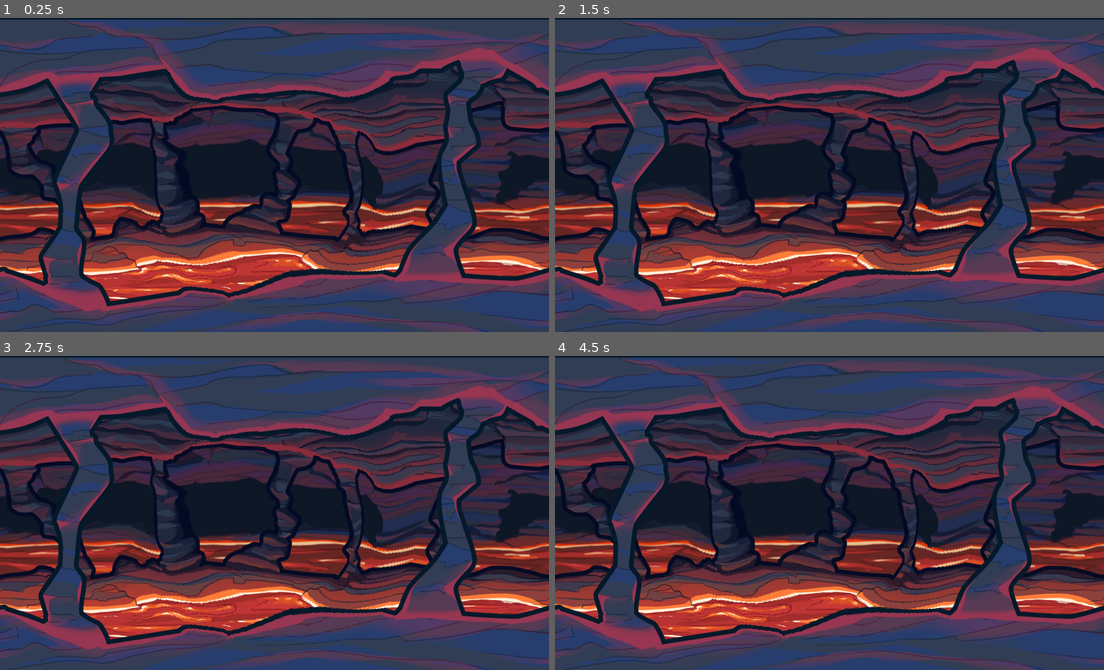
Above: before the commit, frames 1-4 (two rows, left to right).
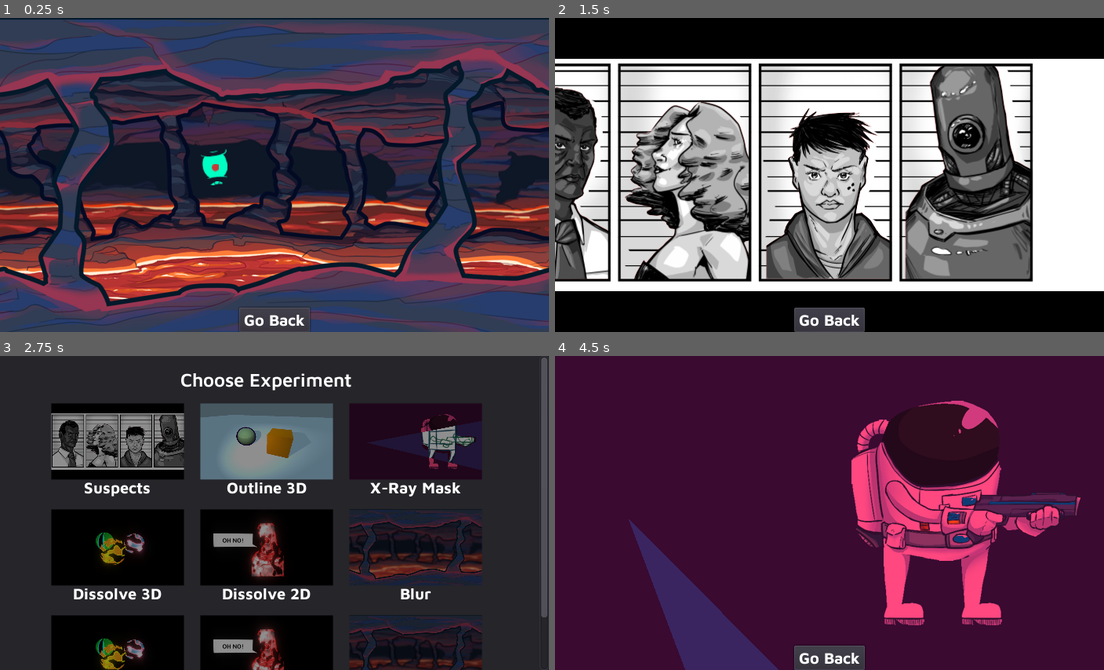
Above: after the commit, the same moments.

Repository: eh-jogos/godot-vfx-experiments
Game: Godot game, scene res://experiments/shockwave/Shockwave.tscn
The game is run twice, just before and just after one commit, with the same random seed, the same clock (stepped at 60 frames per second) and the same inputs. This scene is started directly instead of the project's main scene.
Inputs (mouse positions are in pixels of both pictures, inside the frame that each line leads up to):
- Up to frame 1 (0.25 s): no input
- Up to frame 2 (1.5 s): click (829, 319) at 0.5 s, where only the run after the commit has a clickable "Go Back"; click (670, 112) at 1.25 s, where only the run after the commit has a clickable "Suspects"
- Up to frame 3 (2.75 s): click (274, 657) at 2 s, where only the run after the commit has a clickable "Go Back"
- Up to frame 4 (4.5 s): click (824, 450) at 2.75 s, where only the run after the commit has a clickable "Outline 3D"; click (829, 657) at 3.5 s, where only the run after the commit has a clickable "Go Back"; click (972, 450) at 4.25 s, where only the run after the commit has a clickable "X-Ray Mask"

The runs differ from the first frame. In frame 1, 12% of the frame differs, in the area x 24-76%, y 3-100%; in frame 2, 97%, in the area x 0-100%, y 0-100%; in frame 3, 88%; in frame 4, 96%.

Commit message:
Finish Shockwave experiment

Diff:
--- a/experiments/shockwave/Shockwave.tscn
+++ b/experiments/shockwave/Shockwave.tscn
@@ -1,19 +1,99 @@
-[gd_scene load_steps=6 format=2]
+[gd_scene load_steps=10 format=2]
 
 [ext_resource path="res://experiments/blur/scene_elements/Bg00.tscn" type="PackedScene" id=1]
 [ext_resource path="res://experiments/blur/scene_elements/Bg01.tscn" type="PackedScene" id=2]
 [ext_resource path="res://experiments/blur/scene_elements/Bg02.tscn" type="PackedScene" id=3]
 [ext_resource path="res://experiments/shockwave/shaders/shockwave.shader" type="Shader" id=4]
+[ext_resource path="res://experiments/shockwave/bg3_boss/BackRowBossSkin.tscn" type="PackedScene" id=5]
+[ext_resource path="res://main_menu/GoBackButton.tscn" type="PackedScene" id=6]
 
 [sub_resource type="ShaderMaterial" id=1]
 shader = ExtResource( 4 )
-shader_param/torus_thickness = 0.096
-shader_param/torus_hardness = 1.179
-shader_param/torus_radius = 0.421
+shader_param/torus_thickness = 0.103
+shader_param/torus_hardness = 1.152
+shader_param/torus_radius = -0.06
 shader_param/torus_invert = -0.526
-shader_param/torus_center = Vector2( 0.5, 0.5 )
+shader_param/torus_center = Vector2( 0.415, 0.481 )
 shader_param/torus_resolution = Vector2( 1.778, 1 )
-shader_param/displacement_amount = 0.05
+shader_param/displacement_amount = 0.08
+
+[sub_resource type="Animation" id=2]
+resource_name = "idle"
+length = 6.1
+loop = true
+tracks/0/type = "value"
+tracks/0/path = NodePath("ViewportContainer/Viewport/BG/BackRowBossSkin:position")
+tracks/0/interp = 2
+tracks/0/loop_wrap = true
+tracks/0/imported = false
+tracks/0/enabled = true
+tracks/0/keys = {
+"times": PoolRealArray( 0, 2.7, 2.9, 3, 5.1, 5.2, 5.4 ),
+"transitions": PoolRealArray( 1, 1, 1, 1, 1, 1, 1 ),
+"update": 0,
+"values": [ Vector2( 272.817, 186.473 ), Vector2( 272.817, 186.473 ), Vector2( 287.817, 201.473 ), Vector2( 287.817, 176.473 ), Vector2( 287.817, 176.473 ), Vector2( 287.817, 201.473 ), Vector2( 272.817, 186.473 ) ]
+}
+tracks/1/type = "animation"
+tracks/1/path = NodePath("ViewportContainer/Viewport/BG/BackRowBossSkin/AnimationPlayer")
+tracks/1/interp = 1
+tracks/1/loop_wrap = true
+tracks/1/imported = false
+tracks/1/enabled = true
+tracks/1/keys = {
+"clips": PoolStringArray( "idle", "idle", "to_angry", "angry_loop", "angry_loop", "to_scream", "first_scream", "scream_loop", "scream_loop", "from_angry", "idle" ),
+"times": PoolRealArray( 0, 0.7, 1.4, 1.7, 2.2, 2.7, 3, 3.7, 4.4, 5.1, 5.4 )
+}
+tracks/2/type = "value"
+tracks/2/path = NodePath("ViewportContainer:material:shader_param/torus_radius")
+tracks/2/interp = 1
+tracks/2/loop_wrap = true
+tracks/2/imported = false
+tracks/2/enabled = true
+tracks/2/keys = {
+"times": PoolRealArray( 0, 3, 3.6, 3.7, 4.3, 4.4, 5 ),
+"transitions": PoolRealArray( 1, 1, 0, 1, 0, 1, 0 ),
+"update": 0,
+"values": [ -0.06, -0.06, 1.206, -0.06, 1.206, -0.06, 1.206 ]
+}
+tracks/3/type = "value"
+tracks/3/path = NodePath("ViewportContainer:rect_rotation")
+tracks/3/interp = 1
+tracks/3/loop_wrap = true
+tracks/3/imported = false
+tracks/3/enabled = true
+tracks/3/keys = {
+"times": PoolRealArray( 0, 3, 3.1, 3.2, 3.3, 3.4, 3.5, 3.7, 3.8, 3.9, 4, 4.1, 4.2, 4.4, 4.5, 4.6, 4.7, 4.8, 4.9, 5.2 ),
+"transitions": PoolRealArray( 1, 1, 1, 1, 1, 1, 1, 1, 1, 1, 1, 1, 1, 1, 1, 1, 1, 1, 1, 1 ),
+"update": 0,
+"values": [ 0.0, 0.0, -3.0, 3.0, -3.0, 3.0, -3.0, 3.0, -3.0, 3.0, -3.0, 3.0, -3.0, 3.0, -3.0, 3.0, -3.0, 3.0, -3.0, 0.0 ]
+}
+tracks/4/type = "value"
+tracks/4/path = NodePath("ViewportContainer:rect_scale")
+tracks/4/interp = 1
+tracks/4/loop_wrap = true
+tracks/4/imported = false
+tracks/4/enabled = true
+tracks/4/keys = {
+"times": PoolRealArray( 0, 3, 3.1, 4.9, 5.2 ),
+"transitions": PoolRealArray( 1, 1, 1, 1, 1 ),
+"update": 0,
+"values": [ Vector2( 1, 1 ), Vector2( 1, 1 ), Vector2( 1.1, 1.1 ), Vector2( 1.1, 1.1 ), Vector2( 1, 1 ) ]
+}
+
+[sub_resource type="Animation" id=3]
+resource_name = "shouting"
+tracks/0/type = "value"
+tracks/0/path = NodePath("ViewportContainer/Viewport/BG/BackRowBossSkin:position")
+tracks/0/interp = 1
+tracks/0/loop_wrap = true
+tracks/0/imported = false
+tracks/0/enabled = true
+tracks/0/keys = {
+"times": PoolRealArray( 0 ),
+"transitions": PoolRealArray( 1 ),
+"update": 0,
+"values": [ Vector2( 287.817, 176.473 ) ]
+}
 
 [node name="Shockwave" type="Control"]
 anchor_right = 1.0
@@ -26,6 +106,7 @@
 material = SubResource( 1 )
 anchor_right = 1.0
 anchor_bottom = 1.0
+rect_pivot_offset = Vector2( 350, 200 )
 stretch = true
 __meta__ = {
 "_edit_use_anchors_": false
@@ -38,6 +119,36 @@
 
 [node name="BG" parent="ViewportContainer/Viewport" instance=ExtResource( 1 )]
 
+[node name="BackRowBossSkin" parent="ViewportContainer/Viewport/BG" instance=ExtResource( 5 )]
+position = Vector2( 272.817, 186.473 )
+scale = Vector2( 0.5, 0.5 )
+
+[node name="EyeShape" parent="ViewportContainer/Viewport/BG/BackRowBossSkin/Eye" index="0"]
+animation = "idle"
+frame = 0
+
+[node name="Iris" parent="ViewportContainer/Viewport/BG/BackRowBossSkin/Eye" index="1"]
+position = Vector2( 3.17539, 8.2041 )
+animation = "idle"
+frame = 0
+
+[node name="MouthShape" parent="ViewportContainer/Viewport/BG/BackRowBossSkin/Mouth" index="0"]
+animation = "idle"
+frame = 0
+
+[node name="Teeth" parent="ViewportContainer/Viewport/BG/BackRowBossSkin/Mouth" index="1"]
+animation = "idle"
+frame = 0
+
 [node name="Bg01" parent="ViewportContainer/Viewport" instance=ExtResource( 2 )]
 
 [node name="Bg02" parent="ViewportContainer/Viewport" instance=ExtResource( 3 )]
+
+[node name="AnimationPlayer" type="AnimationPlayer" parent="."]
+autoplay = "idle"
+anims/idle = SubResource( 2 )
+anims/shouting = SubResource( 3 )
+
+[node name="GoBackButton" parent="." instance=ExtResource( 6 )]
+
+[editable path="ViewportContainer/Viewport/BG/BackRowBossSkin"]
--- a/experiments/shockwave/bg3_boss/BackRowBossSkin.tscn
+++ b/experiments/shockwave/bg3_boss/BackRowBossSkin.tscn
@@ -1,14 +1,10 @@
-[gd_scene load_steps=16 format=2]
+[gd_scene load_steps=13 format=2]
 
 [ext_resource path="res://experiments/shockwave/bg3_boss/eye_shape_sprite_frames.tres" type="SpriteFrames" id=1]
 [ext_resource path="res://experiments/shockwave/bg3_boss/saliva_sprite_frames.tres" type="SpriteFrames" id=2]
 [ext_resource path="res://experiments/shockwave/bg3_boss/teeth_sprite_frames.tres" type="SpriteFrames" id=3]
 [ext_resource path="res://experiments/shockwave/bg3_boss/iris_sprite_frames.tres" type="SpriteFrames" id=4]
 [ext_resource path="res://experiments/shockwave/bg3_boss/mouth_shape_spirite_frames.tres" type="SpriteFrames" id=5]
-[ext_resource path="res://experiments/shockwave/bg3_boss/BgBossEyeColor.gd" type="Script" id=25]
-[ext_resource path="res://experiments/shockwave/bg3_boss/BgBossIrisColor.gd" type="Script" id=50]
-[ext_resource path="res://experiments/shockwave/bg3_boss/BgBossMouthColor.gd" type="Script" id=75]
-[ext_resource path="res://experiments/shockwave/bg3_boss/BgBossTeethColor.gd" type="Script" id=100]
 
 [sub_resource type="Animation" id=1]
 resource_name = "angry_loop"
@@ -322,7 +318,142 @@
 }
 
 [sub_resource type="Animation" id=3]
-resource_name = "idle"
+resource_name = "from_angry"
+length = 0.3
+tracks/0/type = "value"
+tracks/0/path = NodePath("Eye/EyeShape:animation")
+tracks/0/interp = 1
+tracks/0/loop_wrap = true
+tracks/0/imported = false
+tracks/0/enabled = true
+tracks/0/keys = {
+"times": PoolRealArray( 0 ),
+"transitions": PoolRealArray( 1 ),
+"update": 1,
+"values": [ "to_angry" ]
+}
+tracks/1/type = "value"
+tracks/1/path = NodePath("Eye/EyeShape:frame")
+tracks/1/interp = 1
+tracks/1/loop_wrap = true
+tracks/1/imported = false
+tracks/1/enabled = true
+tracks/1/keys = {
+"times": PoolRealArray( 0, 0.3 ),
+"transitions": PoolRealArray( 1, 1 ),
+"update": 0,
+"values": [ 4, 0 ]
+}
+tracks/2/type = "value"
+tracks/2/path = NodePath("Eye/Iris:animation")
+tracks/2/interp = 1
+tracks/2/loop_wrap = true
+tracks/2/imported = false
+tracks/2/enabled = true
+tracks/2/keys = {
+"times": PoolRealArray( 0 ),
+"transitions": PoolRealArray( 1 ),
+"update": 1,
+"values": [ "to_angry" ]
+}
+tracks/3/type = "value"
+tracks/3/path = NodePath("Eye/Iris:frame")
+tracks/3/interp = 1
+tracks/3/loop_wrap = true
+tracks/3/imported = false
+tracks/3/enabled = true
+tracks/3/keys = {
+"times": PoolRealArray( 0, 0.3 ),
+"transitions": PoolRealArray( 1, 1 ),
+"update": 0,
+"values": [ 4, 0 ]
+}
+tracks/4/type = "value"
+tracks/4/path = NodePath("Eye/Iris:position")
+tracks/4/interp = 1
+tracks/4/loop_wrap = true
+tracks/4/imported = false
+tracks/4/enabled = true
+tracks/4/keys = {
+"times": PoolRealArray( 0, 0.3 ),
+"transitions": PoolRealArray( 1, 1 ),
+"update": 0,
+"values": [ Vector2( 2.91187, 9.78522 ), Vector2( 2.91187, 4.52942 ) ]
+}
+tracks/5/type = "value"
+tracks/5/path = NodePath("Mouth/MouthShape:animation")
+tracks/5/interp = 1
+tracks/5/loop_wrap = true
+tracks/5/imported = false
+tracks/5/enabled = true
+tracks/5/keys = {
+"times": PoolRealArray( 0 ),
+"transitions": PoolRealArray( 1 ),
+"update": 1,
+"values": [ "to_angry" ]
+}
+tracks/6/type = "value"
+tracks/6/path = NodePath("Mouth/MouthShape:frame")
+tracks/6/interp = 1
+tracks/6/loop_wrap = true
+tracks/6/imported = false
+tracks/6/enabled = true
+tracks/6/keys = {
+"times": PoolRealArray( 0, 0.3 ),
+"transitions": PoolRealArray( 1, 1 ),
+"update": 0,
+"values": [ 4, 0 ]
+}
+tracks/7/type = "value"
+tracks/7/path = NodePath("Mouth/Teeth:animation")
+tracks/7/interp = 1
+tracks/7/loop_wrap = true
+tracks/7/imported = false
+tracks/7/enabled = true
+tracks/7/keys = {
+"times": PoolRealArray( 0 ),
+"transitions": PoolRealArray( 1 ),
+"update": 1,
+"values": [ "to_angry" ]
+}
+tracks/8/type = "value"
+tracks/8/path = NodePath("Mouth/Teeth:frame")
+tracks/8/interp = 1
+tracks/8/loop_wrap = true
+tracks/8/imported = false
+tracks/8/enabled = true
+tracks/8/keys = {
+"times": PoolRealArray( 0, 0.3 ),
+"transitions": PoolRealArray( 1, 1 ),
+"update": 0,
+"values": [ 4, 0 ]
+}
+tracks/9/type = "value"
+tracks/9/path = NodePath("Mouth:position")
+tracks/9/interp = 1
+tracks/9/loop_wrap = true
+tracks/9/imported = false
+tracks/9/enabled = true
+tracks/9/keys = {
+"times": PoolRealArray( 0 ),
+"transitions": PoolRealArray( 1 ),
+"update": 0,
+"values": [ Vector2( 6.70447, 47.9854 ) ]
+}
+tracks/10/type = "value"
+tracks/10/path = NodePath("Eye:position")
+tracks/10/interp = 1
+tracks/10/loop_wrap = true
+tracks/10/imported = false
+tracks/10/enabled = true
+tracks/10/keys = {
+"times": PoolRealArray( 0 ),
+"transitions": PoolRealArray( 1 ),
+"update": 0,
+"values": [ Vector2( 0, 0 ) ]
+}
+
+[sub_resource type="Animation" id=4]
 length = 0.7
 loop = true
 tracks/0/type = "value"
@@ -446,8 +577,7 @@
 "values": [ Vector2( 0, 0 ) ]
 }
 
-[sub_resource type="Animation" id=4]
-resource_name = "scream_loop"
+[sub_resource type="Animation" id=5]
 length = 0.7
 loop = true
 tracks/0/type = "value"
@@ -583,8 +713,7 @@
 "values": [ Vector2( 8.70447, 64.9854 ) ]
 }
 
-[sub_resource type="Animation" id=5]
-resource_name = "to_angry"
+[sub_resource type="Animation" id=6]
 length = 0.3
 tracks/0/type = "value"
 tracks/0/path = NodePath("Eye/EyeShape:animation")
@@ -719,8 +848,7 @@
 "values": [ Vector2( 0, 0 ) ]
 }
 
-[sub_resource type="Animation" id=6]
-resource_name = "to_scream"
+[sub_resource type="Animation" id=7]
 length = 0.3
 tracks/0/type = "value"
 tracks/0/path = NodePath("Eye/EyeShape:animation")
@@ -848,32 +976,30 @@
 [node name="AnimationPlayer" type="AnimationPlayer" parent="."]
 anims/angry_loop = SubResource( 1 )
 anims/first_scream = SubResource( 2 )
-anims/idle = SubResource( 3 )
-anims/scream_loop = SubResource( 4 )
-anims/to_angry = SubResource( 5 )
-anims/to_scream = SubResource( 6 )
+anims/from_angry = SubResource( 3 )
+anims/idle = SubResource( 4 )
+anims/scream_loop = SubResource( 5 )
+anims/to_angry = SubResource( 6 )
+anims/to_scream = SubResource( 7 )
 next/first_scream = "scream_loop"
+next/from_angry = "angry_loop"
 next/to_angry = "angry_loop"
 next/to_scream = "first_scream"
 
 [node name="Eye" type="Node2D" parent="."]
-position = Vector2( -0.0489856, 0.00627337 )
 
 [node name="EyeShape" type="AnimatedSprite" parent="Eye"]
 self_modulate = Color( 0, 1, 0.764706, 1 )
 frames = ExtResource( 1 )
-animation = "angry_loop"
-frame = 5
-script = ExtResource( 25 )
+animation = "to_angry"
+frame = 4
 
 [node name="Iris" type="AnimatedSprite" parent="Eye"]
 self_modulate = Color( 0.780392, 0.223529, 0.211765, 1 )
-position = Vector2( 1.69692, 8.18831 )
+position = Vector2( 2.91187, 9.78522 )
 frames = ExtResource( 4 )
-animation = "angry_loop"
-frame = 5
-script = ExtResource( 50 )
-_sections_unfolded = [ "Visibility" ]
+animation = "to_angry"
+frame = 4
 
 [node name="Mouth" type="Node2D" parent="."]
 position = Vector2( 6.70447, 47.9854 )
@@ -881,18 +1007,14 @@
 [node name="MouthShape" type="AnimatedSprite" parent="Mouth"]
 self_modulate = Color( 0.152941, 0.309804, 0.270588, 1 )
 frames = ExtResource( 5 )
-animation = "angry_loop"
-frame = 5
-script = ExtResource( 75 )
-_sections_unfolded = [ "Visibility" ]
+animation = "to_angry"
+frame = 4
 
 [node name="Teeth" type="AnimatedSprite" parent="Mouth"]
 self_modulate = Color( 0, 1, 0.764706, 1 )
 frames = ExtResource( 3 )
-animation = "angry_loop"
+animation = "to_angry"
 frame = 4
-script = ExtResource( 100 )
-_sections_unfolded = [ "Visibility" ]
 
 [node name="Saliva" type="AnimatedSprite" parent="Mouth"]
 self_modulate = Color( 0, 1, 0.764706, 1 )
@@ -901,5 +1023,3 @@
 animation = "first_scream"
 frame = 4
 centered = false
-script = ExtResource( 100 )
-_sections_unfolded = [ "Visibility" ]
--- a/experiments/shockwave/shaders/shockwave.shader
+++ b/experiments/shockwave/shaders/shockwave.shader
@@ -10,7 +10,9 @@
 uniform float displacement_amount;
 
 void fragment(){
-	float torus_distance = length((UV - torus_center) * torus_resolution);
+	vec2 screen_position = (UV - torus_center) * torus_resolution;
+
+	float torus_distance = length(screen_position);
 	float radius_difference = torus_thickness / 2.0;
 	float inner_radius = torus_radius - radius_difference;
 
@@ -24,7 +26,9 @@
 	float torus_invert_value = clamp(abs(sign(torus_invert)) - sign(torus_invert), 0.0, 1.0);
 	float mask = abs(torus_invert_value - circle_alpha) * abs(torus_invert);
 
-	vec2 displaced_uv = UV + mask * displacement_amount;
+	vec2 screen_quadrants = sign(screen_position);
+	float total_displacement = mask * displacement_amount;
+	vec2 displaced_uv = vec2(UV.x + total_displacement * screen_quadrants.x, UV.y + total_displacement * screen_quadrants.y);
 
 	vec4 distored_color = texture(TEXTURE, displaced_uv);
 
